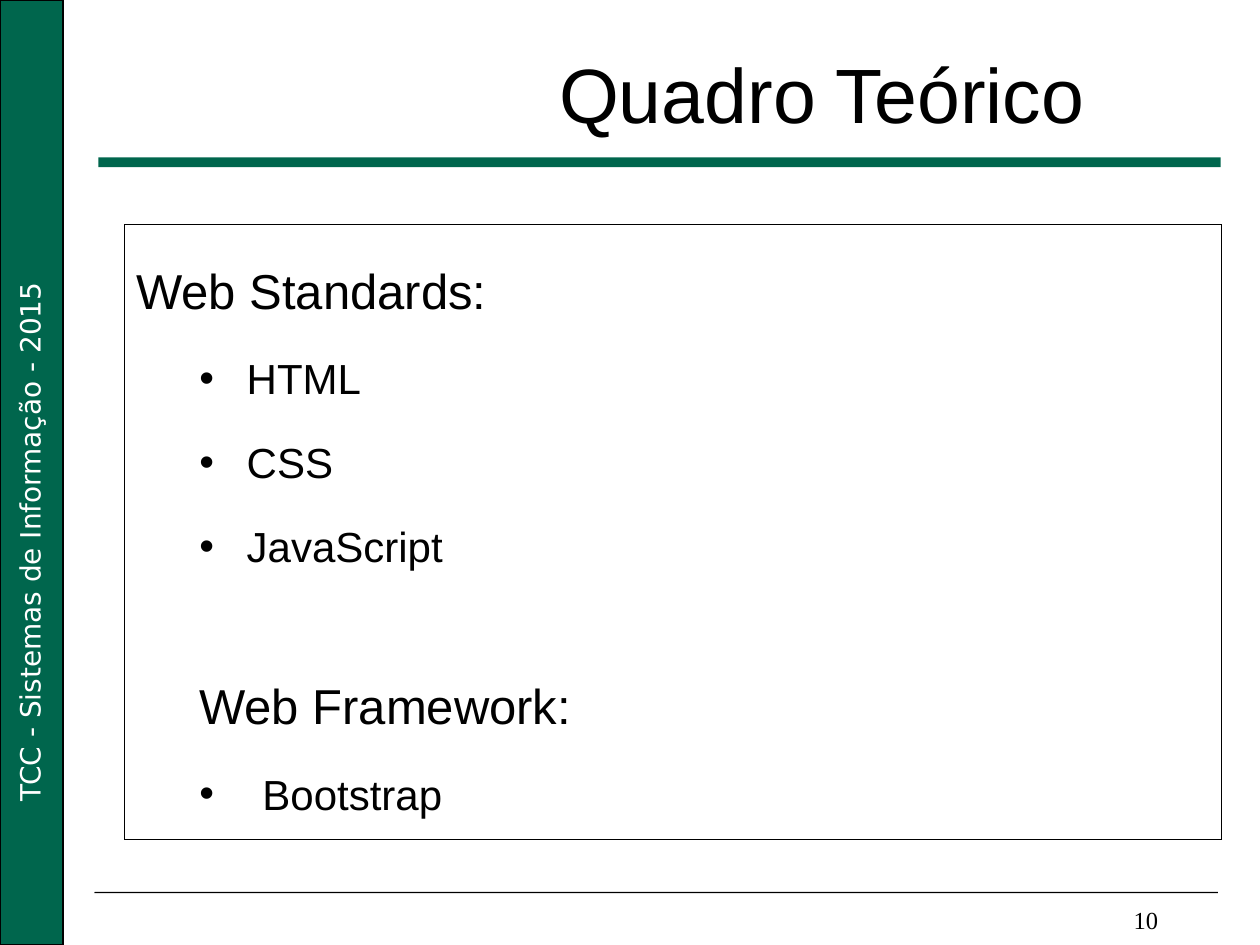
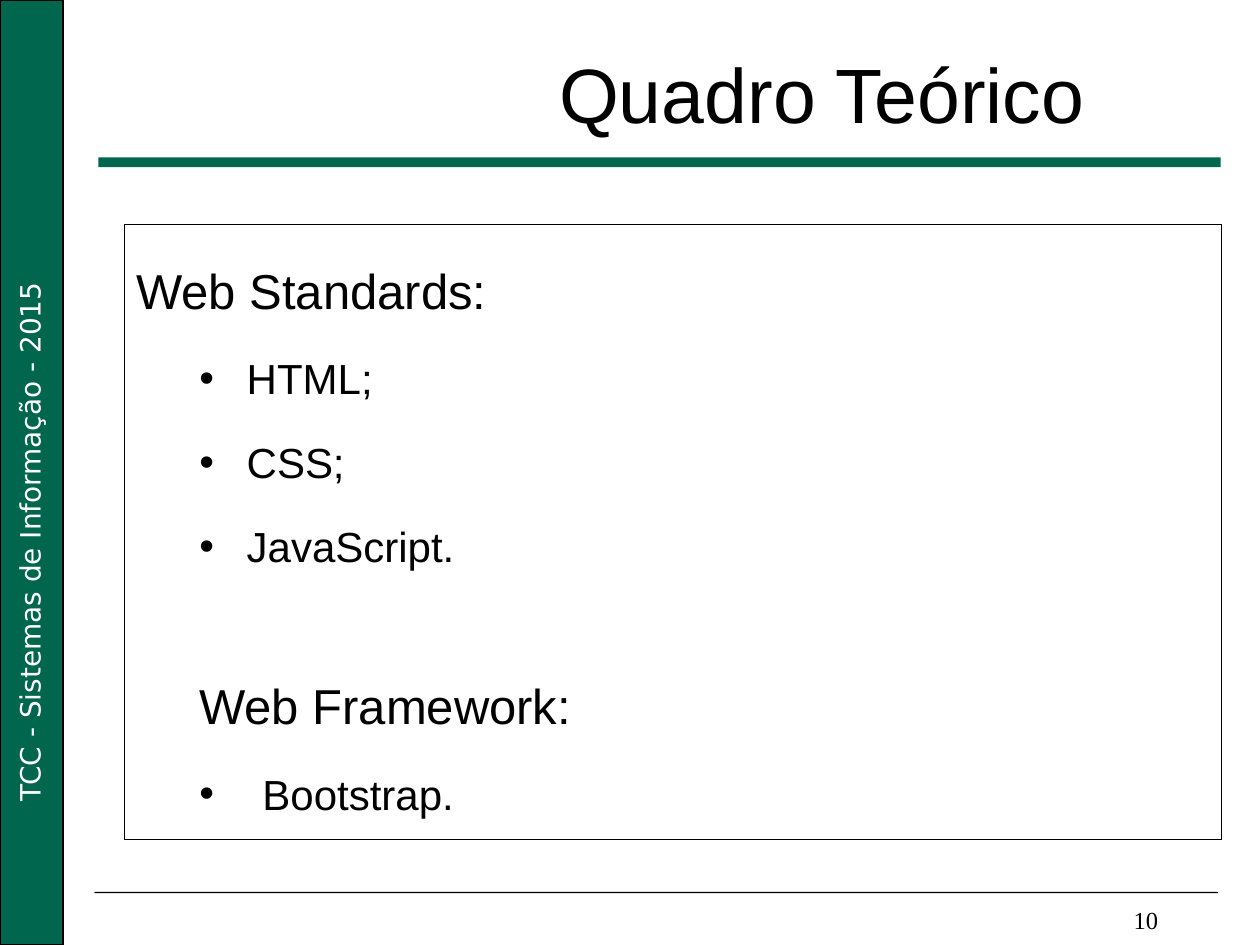
Before and after one commit to Nikofoxxx/TCC, a slide deck: slide 10 of documents/life_cycle/Apresentação_Big_Data.pptx. Drawn at 1260x945 pixels with LibreOffice and Linux fonts; fonts in the diff are those of the drawing; background and template pictures are left out. Boxes give left, top, right and bottom in pixels: in the first picture for what was removed or moved away, otherwise in the second. Text is boxed around its words. In the diff, an @@ line names an element or a change of style, - is before the commit and + after.

```diff
--- a/documents/life_cycle/Apresentação_Big_Data.pptx
+++ b/documents/life_cycle/Apresentação_Big_Data.pptx
@@ text in rectangle at box(247, 365, 455, 570): text changed @@
-  • HTML
-  • CSS
-  • JavaScript
+  • HTML;
+  • CSS;
+  • JavaScript.
@@ text in rectangle at box(262, 781, 453, 818): text changed @@
-    • Bootstrap
+    • Bootstrap.
```
Also in this commit, not shown: 5 other slides changed.
